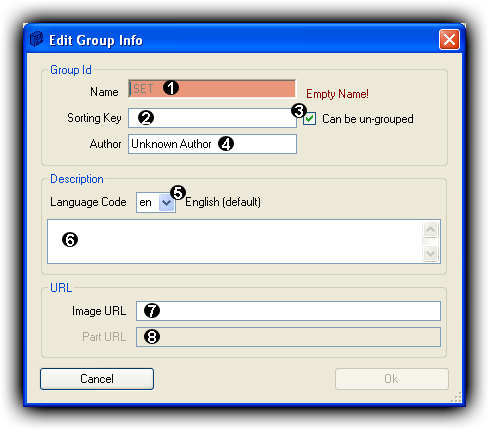
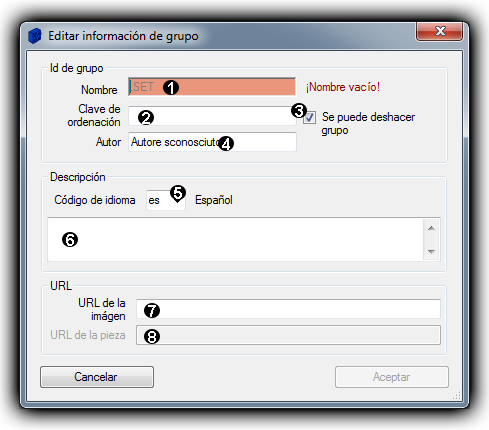
Layer changes from the first 489x430 image to the second:
painted on "Shape 1 copy 7", masked it over (144, 329, 160, 344)
painted on "Shape 1 copy 6", masked it over (144, 303, 160, 318)
painted on "Shape 1 copy 5", masked it over (62, 232, 78, 247)
painted on "Shape 1 copy 4", masked it over (170, 185, 186, 200)
painted on "Shape 1 copy 3", masked it over (218, 136, 234, 151)
painted on "Shape 1 copy 2", masked it over (291, 103, 307, 118)
painted on "Shape 1", masked it over (138, 110, 154, 125)
painted on "Shape 1 copy", masked it over (163, 80, 179, 95)
hid "EN" over (23, 23, 466, 407)
showed "ES", painted on it over (19, 21, 470, 409)
